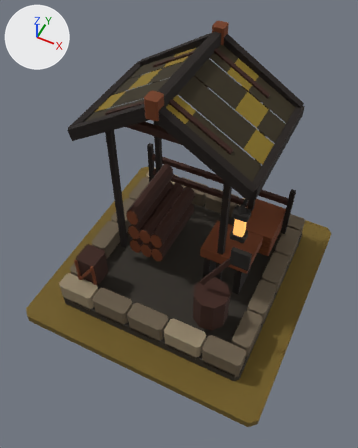
The glTF model art/lumber_t4/lumber_t4.glb: old version first, new version second.
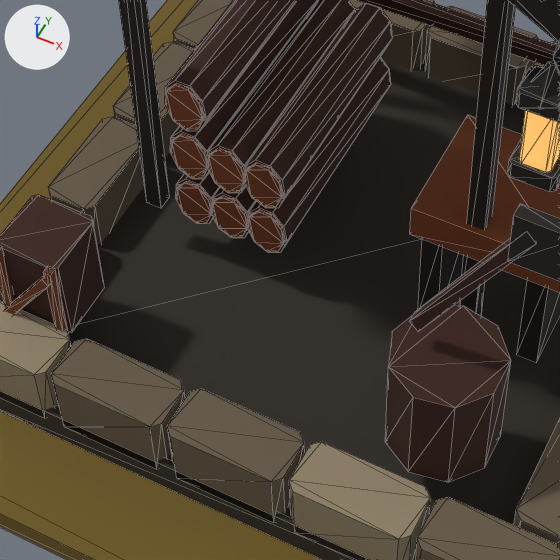
Old and new are each drawn whole from a camera (50 mm lens) standing at (0.701, -1.52, 2.296) and looking at (0.002, -0.121, 0.548) and again close up on the part from 21% to 69% of the width and 41% to 79% of the height. The lights are fixed; the arrows at upper left show +X, +Y and +Z. The last two pictures show the newer version. The close-ups show mesh edges as thin lines.

In view in the first close-up: 'MMR | lumber | T04 Architecture.001', 'MMR | lumber | Tier 04 Ground.001'.
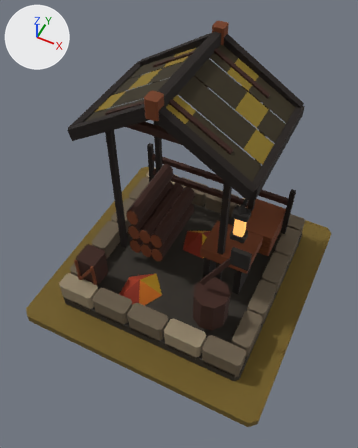
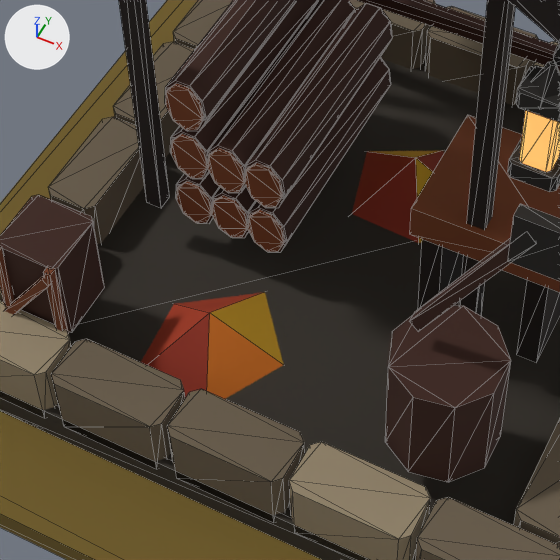
Pixel boxes [x1, y1, x2, y2] of what changed, in the close-ups (560 x 560 px):
```json
{"object": "MMR | lumber | T04 Autumn Dressing.001", "change": "added", "after": [141, 151, 444, 399], "on screen": "red"}
```

Edits to the scene script, one JSON object a line:
```json
{"op": "add", "block": "me_mmr___lumber___t04_autumn_dressing_001", "code": ["me_mmr___lumber___t04_autumn_dressing_001 = bpy.data.meshes.new('MMR | lumber | T04 Autumn Dressing.001')", "me_mmr___lumber___t04_autumn_dressing_001.from_pydata(...)  # 12 vertices, 10 faces; spans x -0.244..0.145, y -0.396..0.262, z 0.062..0.162", "me_mmr___lumber___t04_autumn_dressing_001.materials.append(mat_mmr___shared_palette_atlas)  # picture img_mmr_shared_color_palette_64"]}
{"op": "add", "block": "ob_mmr___lumber___t04_autumn_dressing_001", "code": ["ob_mmr___lumber___t04_autumn_dressing_001 = bpy.data.objects.new('MMR | lumber | T04 Autumn Dressing.001', me_mmr___lumber___t04_autumn_dressing_001)", "ob_mmr___lumber___t04_autumn_dressing_001.location = (0.0, 0.0, 0.05)"]}
```
